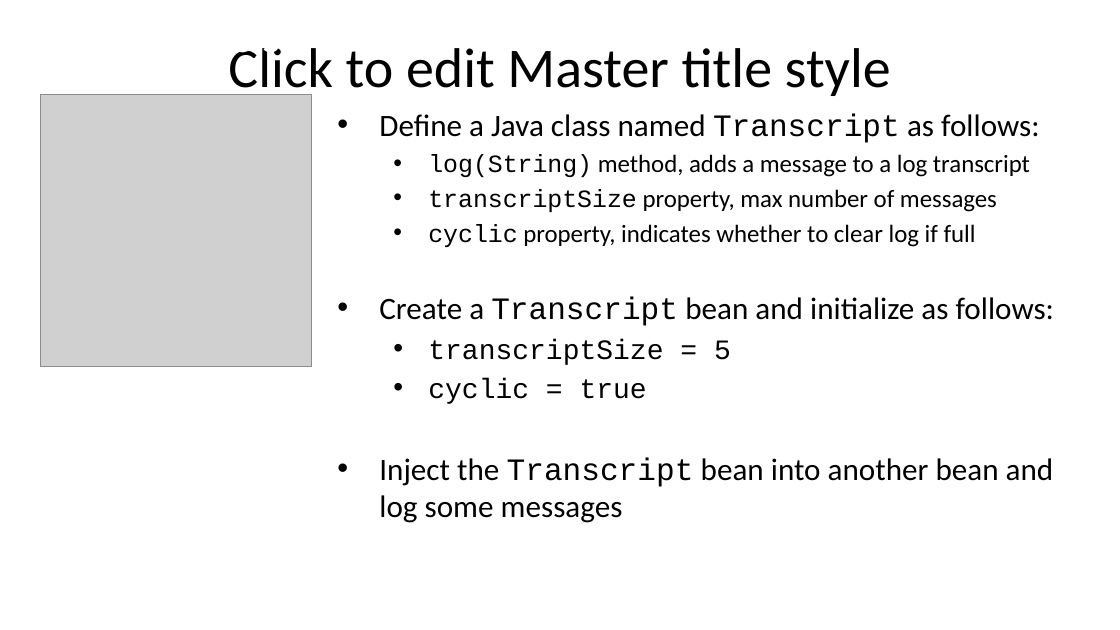
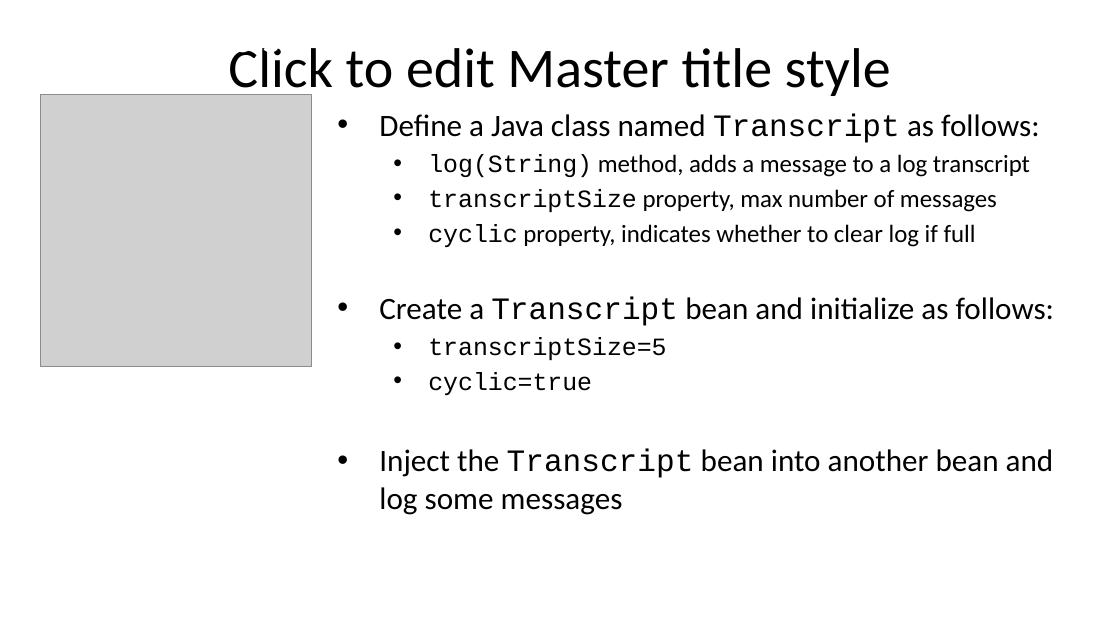
Before and after one commit to andyolsen/spring-boot-in-3-weeks-java11, a slide deck: slide 21 of slides/06_Configuration_Classes.pptx. Drawn at 1120x630 pixels with LibreOffice and Linux fonts; fonts in the diff are those of the drawing; grey boxes stand for pictures; background and template pictures are left out. Boxes give left, top, right and bottom in pixels: in the first picture for what was removed or moved away, otherwise in the second. Text is boxed around its words. In the diff, an @@ line names an element or a change of style, - is before the commit and + after.

```diff
--- a/slides/06_Configuration_Classes.pptx
+++ b/slides/06_Configuration_Classes.pptx
@@ text at (x1=428, y1=337, x2=666, y2=395): text changed; size 18 to 16 pt @@
-  • transcriptSize = 5
-  • cyclic = true
+  • transcriptSize=5
+  • cyclic=true
```
Also in this commit, not shown: 4 other files.
